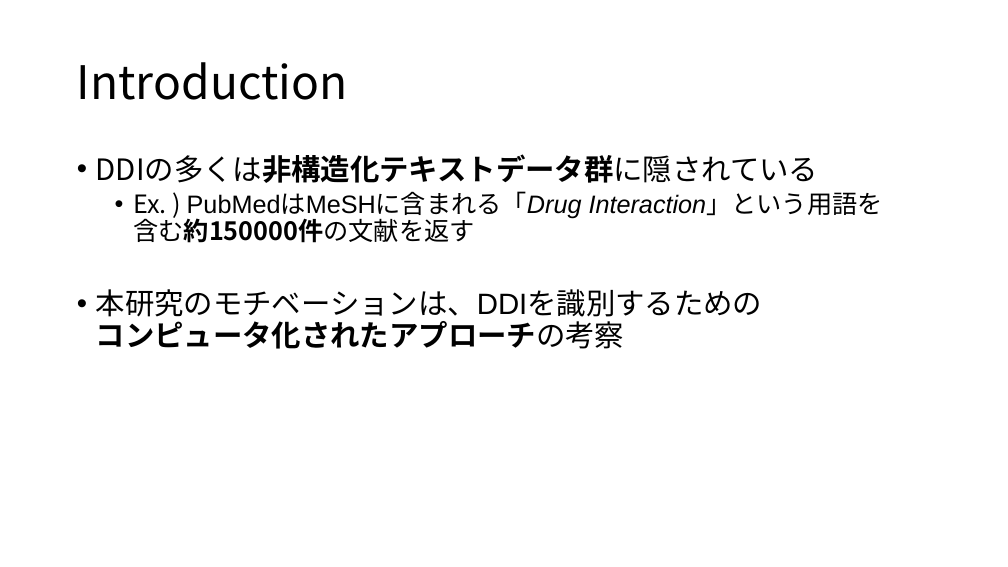
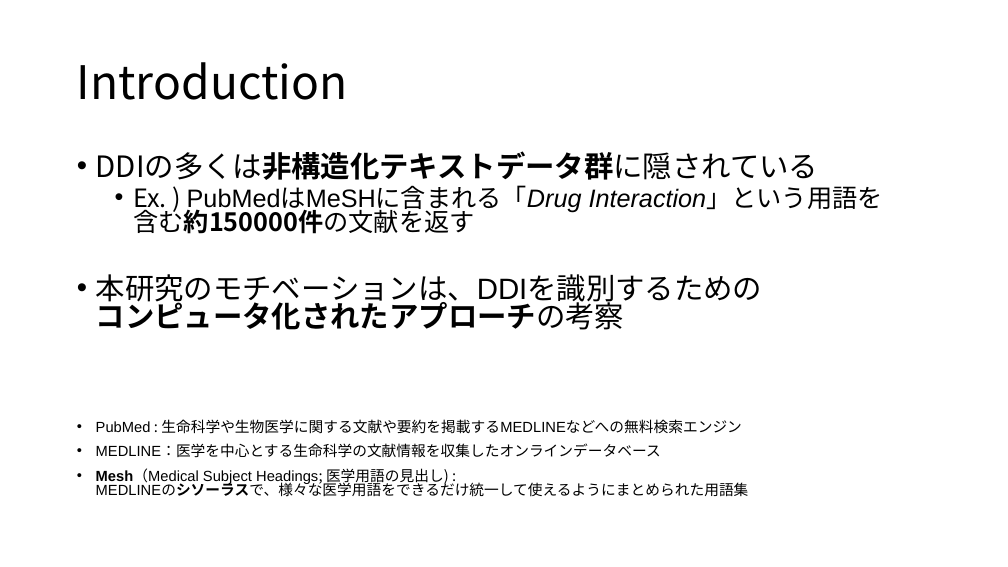
Before and after one commit to tsutarou10/variousFile, a slide deck: slide 8 of Predicting potential drug-drug interactions on topological and semantic similarity features using statistical learning.pptx. Drawn at 1008x567 pixels with LibreOffice and Linux fonts; fonts in the diff are those of the drawing. Boxes give left, top, right and bottom in pixels: in the first picture for what was removed or moved away, otherwise in the second. Text is boxed around its words. In the diff, an @@ line names an element or a change of style, - is before the commit and + after.

```diff
--- a/Predicting potential drug-drug interactions on topological and semantic similarity features using statistical learning.pptx
+++ b/Predicting potential drug-drug interactions on topological and semantic similarity features using statistical learning.pptx
@@ text at [96, 151, 883, 330]: line spacing 0.9 to 0.8 @@
@@ text at [96, 419, 749, 497]: paragraphs added @@
+• PubMed : 生命科学や生物医学に関する文献や要約を掲載するMEDLINEなどへの無料検索エンジン
+• MEDLINE：医学を中心とする生命科学の文献情報を収集したオンラインデータベース
+• Mesh（Medical Subject Headings; 医学用語の見出し) :
+  MEDLINEのシソーラスで、様々な医学用語をできるだけ統一して使えるようにまとめられた用語集
```
Also in this commit, not shown: 12 other slides changed, 2 slides added.
